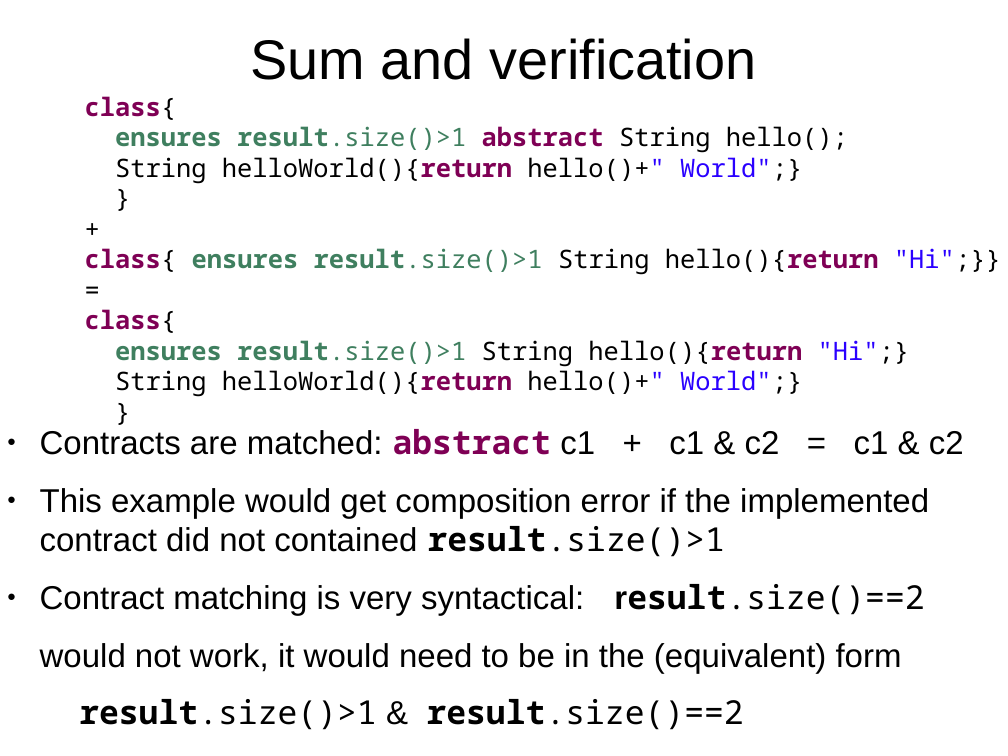
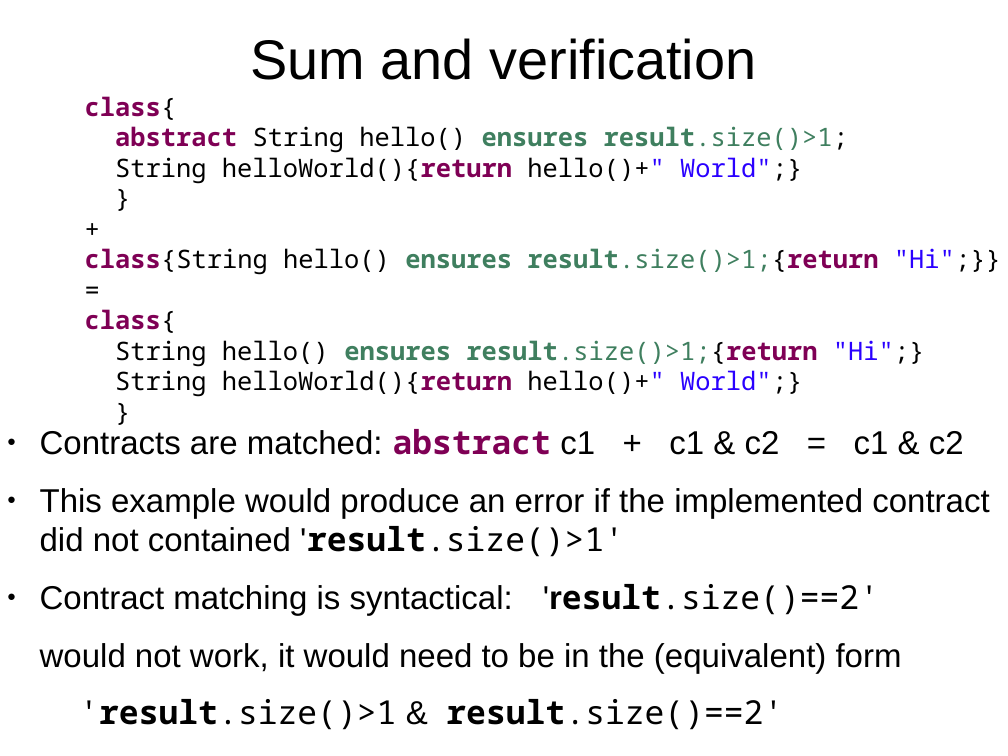
Before and after one commit to ElvisResearchGroup/L42, a slide deck: slide 7 of Main/papers/Sapling2/Slides.odp (slide 5 before the commit). Drawn at 1008x756 pixels with LibreOffice and Linux fonts; fonts in the diff are those of the drawing. Boxes give left, top, right and bottom in pixels: in the first picture for what was removed or moved away, otherwise in the second. Text is boxed around its words. In the diff, an @@ line names an element or a change of style, - is before the commit and + after.

```diff
--- a/Main/papers/Sapling2/Slides.odp
+++ b/Main/papers/Sapling2/Slides.odp
@@ text at (115, 126, 848, 153): text changed @@
-ensures result.size()>1 abstract String hello();
+abstract String hello() ensures result.size()>1;
@@ text at (85, 248, 1001, 275): text changed @@
-class{ ensures result.size()>1 String hello(){return "Hi";}}
+class{String hello() ensures result.size()>1;{return "Hi";}}
@@ text at (115, 340, 925, 367): text changed @@
-ensures result.size()>1 String hello(){return "Hi";}
+String hello() ensures result.size()>1;{return "Hi";}
@@ text at (40, 488, 989, 616): text changed @@
-● This example would get composition error if the implemented contract did not contained result.size()>1
-● Contract matching is very syntactical: result.size()==2
+● This example would produce an error if the implemented contract
+  did not contained 'result.size()>1'
+● Contract matching is syntactical: 'result.size()==2'
@@ text at (79, 699, 783, 730): text changed @@
-result.size()>1 & result.size()==2
+'result.size()>1 & result.size()==2'
```
Also in this commit, not shown: 8 other slides changed, 2 slides added, 1 other file.
